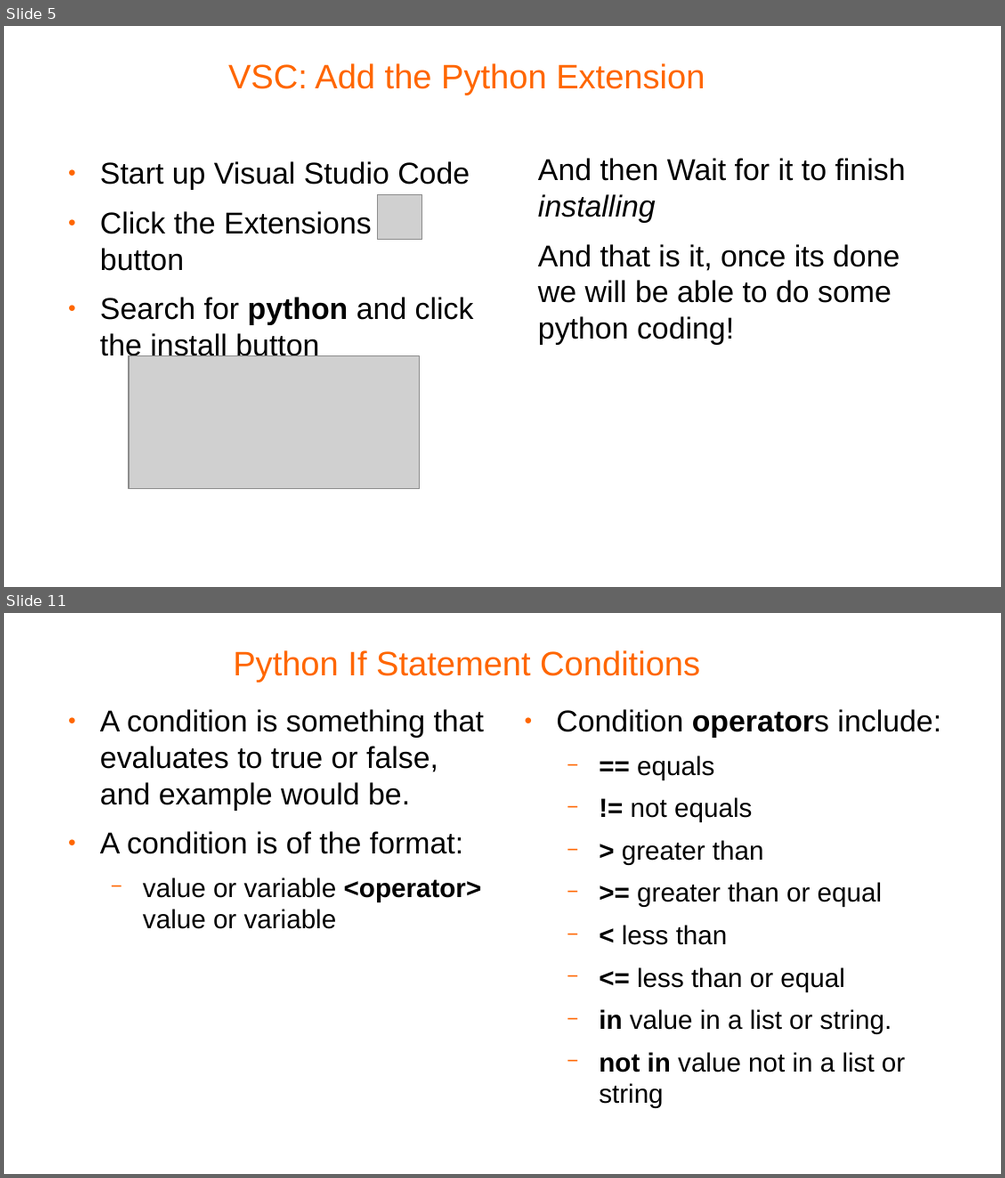
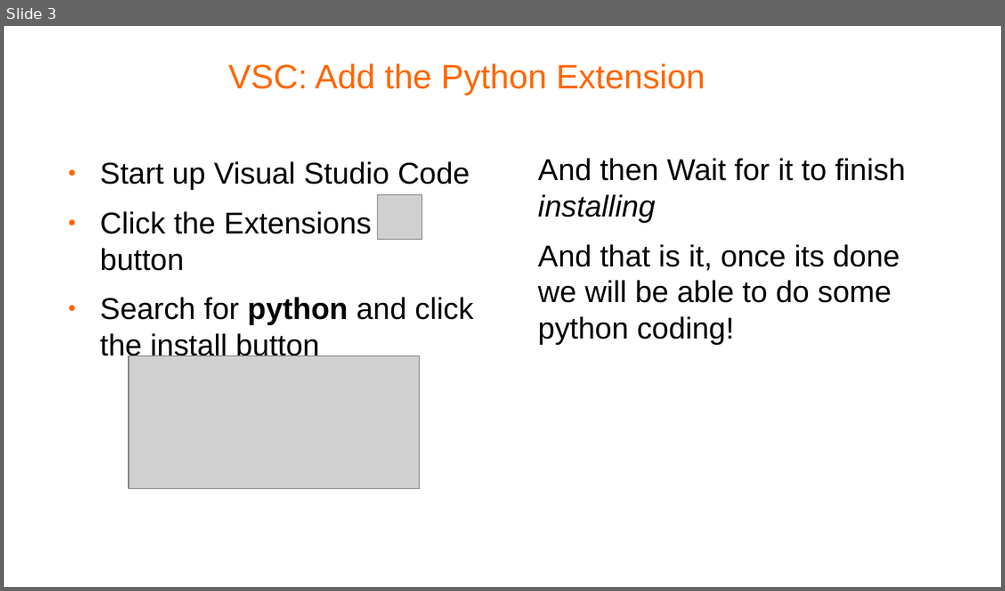
Before and after one commit to pellcorp/coding, a slide deck: docs/python-coding-vsc.odp. Shown one above the other, each under a label of ours: slides 5 and 11 before the commit, slide 3 after it; the slides between them are not shown. The pictures are 1005x1178 and 1005x591 pixels, drawn with LibreOffice and Linux fonts; fonts in the diff are those of the drawing; grey boxes stand for pictures; background and template pictures are left out. Boxes give left, top, right and bottom in pixels: in the first picture for what was removed or moved away, otherwise in the second. Text is boxed around its words. In the diff, an @@ line names an element or a change of style, - is before the commit and + after.

Commit message:
added python coding vsc

```diff
--- a/docs/python-coding-vsc.odp
+++ b/docs/python-coding-vsc.odp
@@ slide 11 removed at <box>4,613,1001,1174</box>, background #FFFFFF @@
@@ title removed at <box>233,650,700,682</box> @@
-Python If Statement Conditions
@@ text removed at <box>100,709,484,929</box> @@
-● A condition is something that evaluates to true or false, and example would be.
-● A condition is of the format:
-  − value or variable <operator> value or variable
@@ text removed at <box>556,709,941,1108</box> @@
-● Condition operators include:
-  − == equals
-  − != not equals
-  − > greater than
-  − >= greater than or equal
-  − < less than
-  − <= less than or equal
-  − in value in a list or string.
-  − not in value not in a list or string
@@ what was slide 5 is now slide 3 @@
```
Also in this commit, not shown: 1 slide changed, 10 other slides removed, 1 other file.
